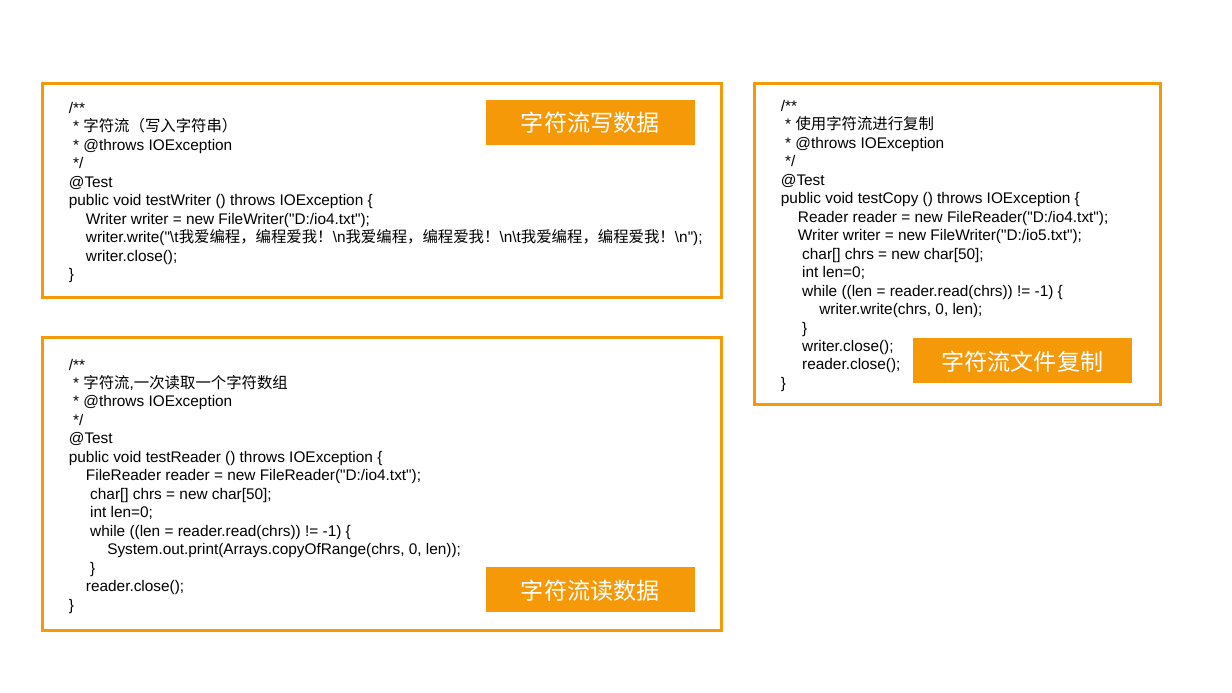
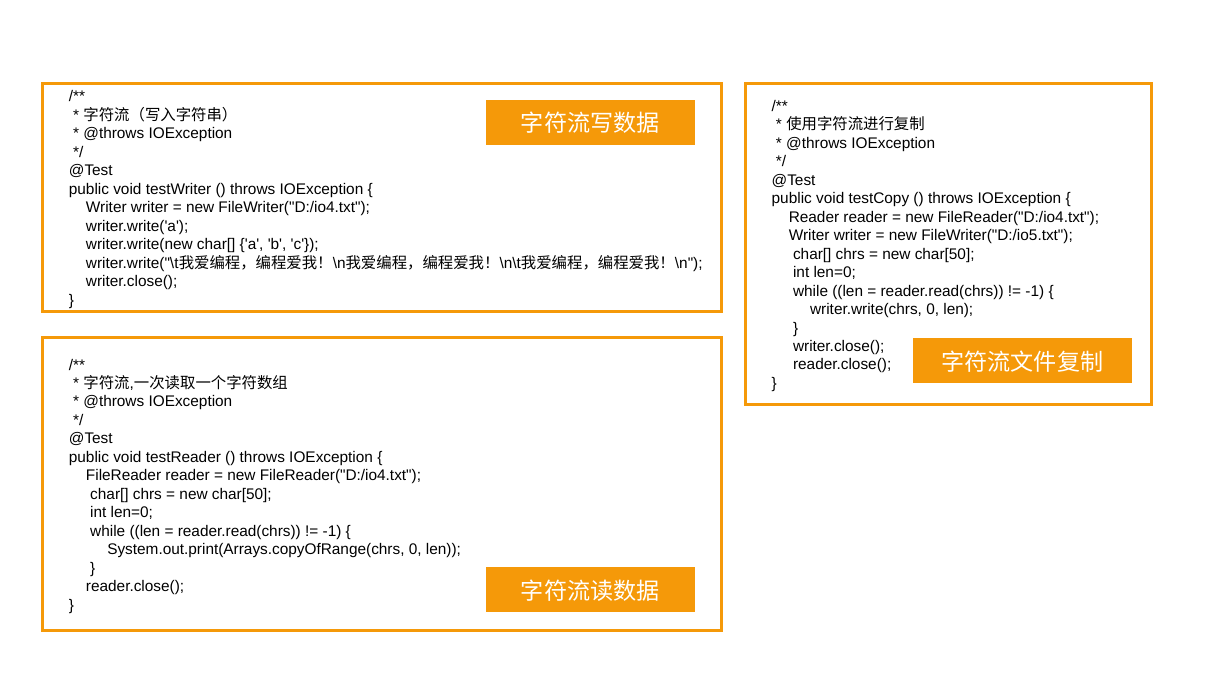
Before and after one commit to linkknown/PPT, a slide deck: slide 23 of 基础PPT/JavaSE进阶第三版/第6章：Java IO基础.pptx. Drawn at 1232x693 pixels with LibreOffice and Linux fonts; fonts in the diff are those of the drawing; background and template pictures are left out. Boxes give left, top, right and bottom in pixels: in the first picture for what was removed or moved away, otherwise in the second. Text is boxed around its words. In the diff, an @@ line names an element or a change of style, - is before the commit and + after.

```diff
--- a/基础PPT/JavaSE进阶第三版/第6章：Java IO基础.pptx
+++ b/基础PPT/JavaSE进阶第三版/第6章：Java IO基础.pptx
@@ rectangle "/**" resized from (x1=43, y1=83, x2=722, y2=298) to (x1=43, y1=83, x2=722, y2=311) @@
@@ rectangle "/**" moved from (x1=755, y1=83, x2=1161, y2=405) to (x1=746, y1=83, x2=1152, y2=405) @@
@@ text in rectangle at (x1=86, y1=220, x2=319, y2=253): paragraphs added @@
+writer.write('a');
+writer.write(new char[] {'a', 'b', 'c'});
```
Also in this commit, not shown: 12 other slides changed, 2 slides added, 1 slide removed, 12 other files.
